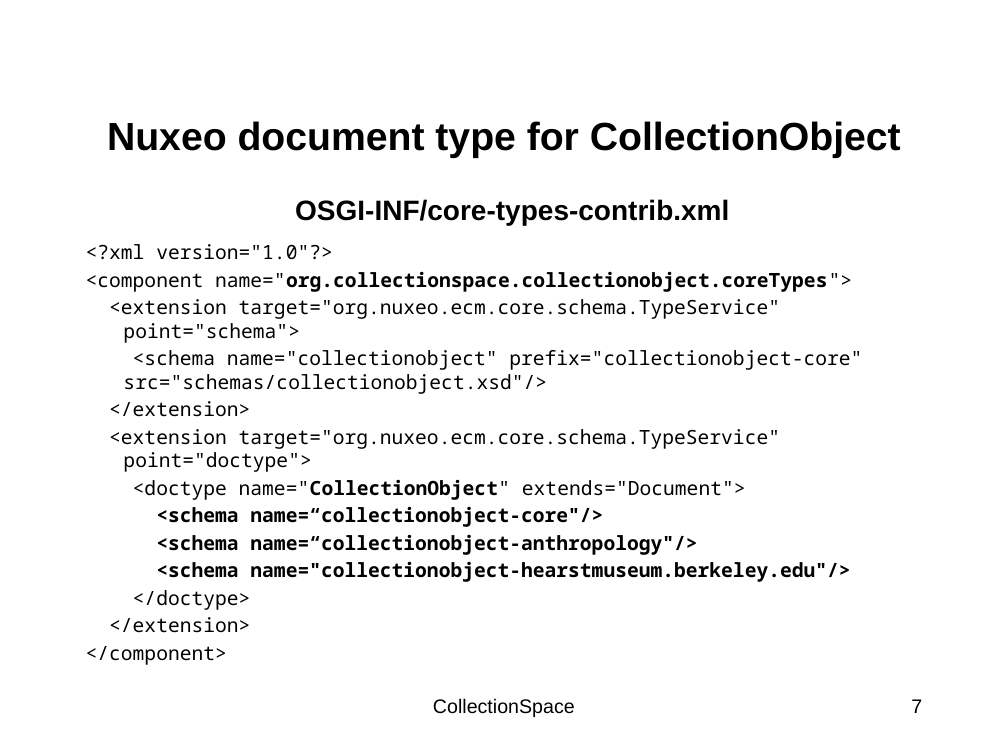
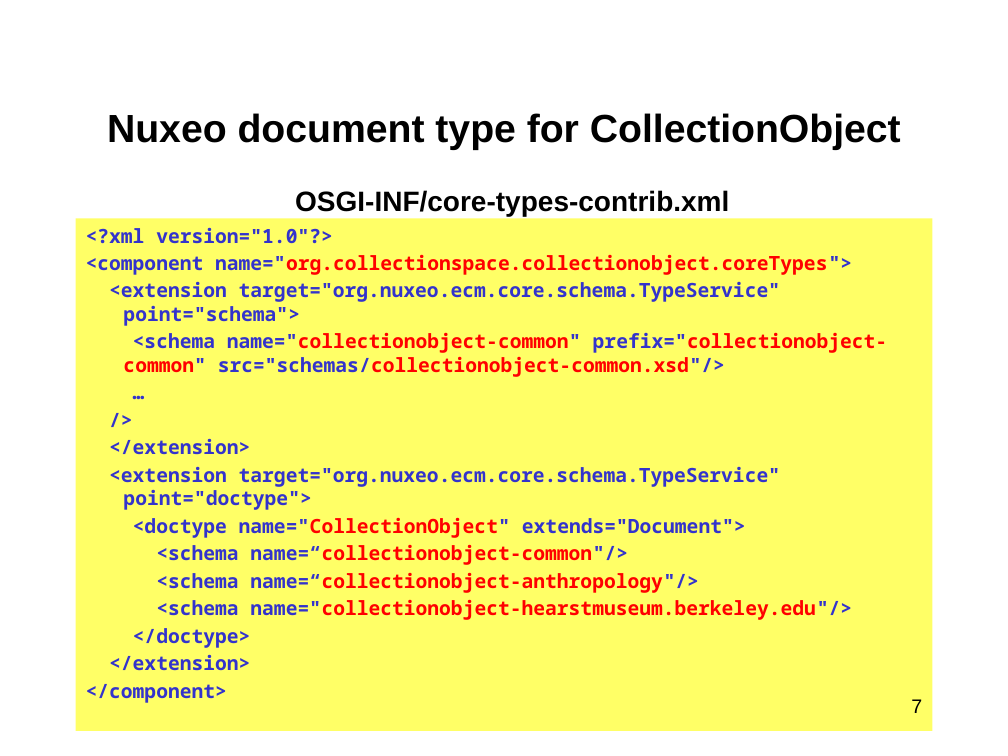
Before and after one commit to walkerart/services, a slide deck: slide 7 of docs/allteam-061409-toronto/Toronto_BehindTheScenes.pptx. Drawn at 1008x756 pixels with LibreOffice and Linux fonts; fonts in the diff are those of the drawing; background and template pictures are left out. Boxes give left, top, right and bottom in pixels: in the first picture for what was removed or moved away, otherwise in the second. Text is boxed around its words. In the diff, an @@ line names an element or a change of style, - is before the commit and + after.

```diff
--- a/docs/allteam-061409-toronto/Toronto_BehindTheScenes.pptx
+++ b/docs/allteam-061409-toronto/Toronto_BehindTheScenes.pptx
@@ title "Nuxeo document type for CollectionObject ...": place and size @@
-title "Nuxeo document type for CollectionObject ..." at (107,121,901,225)
+title "Nuxeo document type for CollectionObject ..." at (107,113,901,217)
@@ text "<?xml version="1.0"?>": place and size @@
-text "<?xml version="1.0"?>" at (86,244,862,665)
+text "<?xml version="1.0"?>" at (76,219,932,731)
@@ text "<?xml version="1.0"?>" at (76,219,932,731): fill none to #FFFF66 @@
@@ text at (86,228,852,703): text colour #000000 to #3333CC in "<?xml version="1.0"?>", "<component name="org.collectionspace.collectionobject.coreTy ...", "<extension target="org.nuxeo.ecm.core.schema.TypeService" po ...", "</extension>" and 7 more places; bold on in "<?xml version="1.0"?>", "<component name="org.collectionspace.collectionobject.coreTy ...", "<extension target="org.nuxeo.ecm.core.schema.TypeService" po ...", "</extension>" and 5 more places; text colour #000000 to #FF0000 in "name="org.collectionspace.collectionobject.coreTypes">", "name="CollectionObject"", "name=“collectionobject-anthropology"/>", "name="collectionobject-hearstmuseum.berkeley.edu"/>" @@
@@ text at (123,332,887,377): text changed; text colour #000000 to #FF0000; bold on @@
-<schema name="collectionobject" prefix="collectionobject-core" src="schemas/collectionobject.xsd"/>
+<schema name="collectionobject-common" prefix="collectionobject-common" src="schemas/collectionobject-common.xsd"/>
+…
+/>
@@ text at (156,544,628,565): text changed; text colour #000000 to #FF0000 @@
-<schema name=“collectionobject-core"/>
+<schema name=“collectionobject-common"/>
@@ text removed at (433,698,575,717) @@
-CollectionSpace
```
Also in this commit, not shown: 10 other slides changed, 2 slides added, 1 slide removed.
